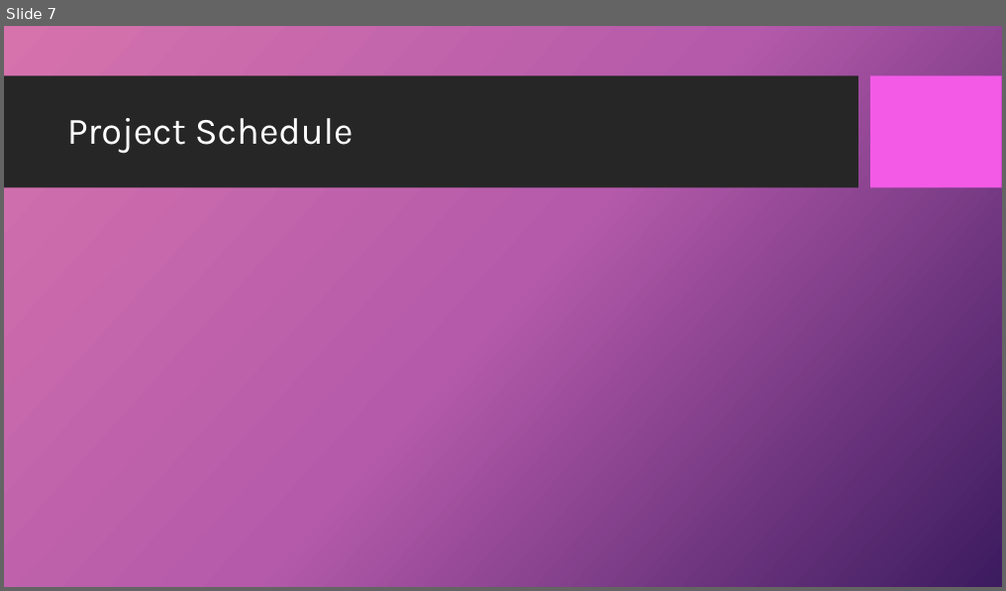
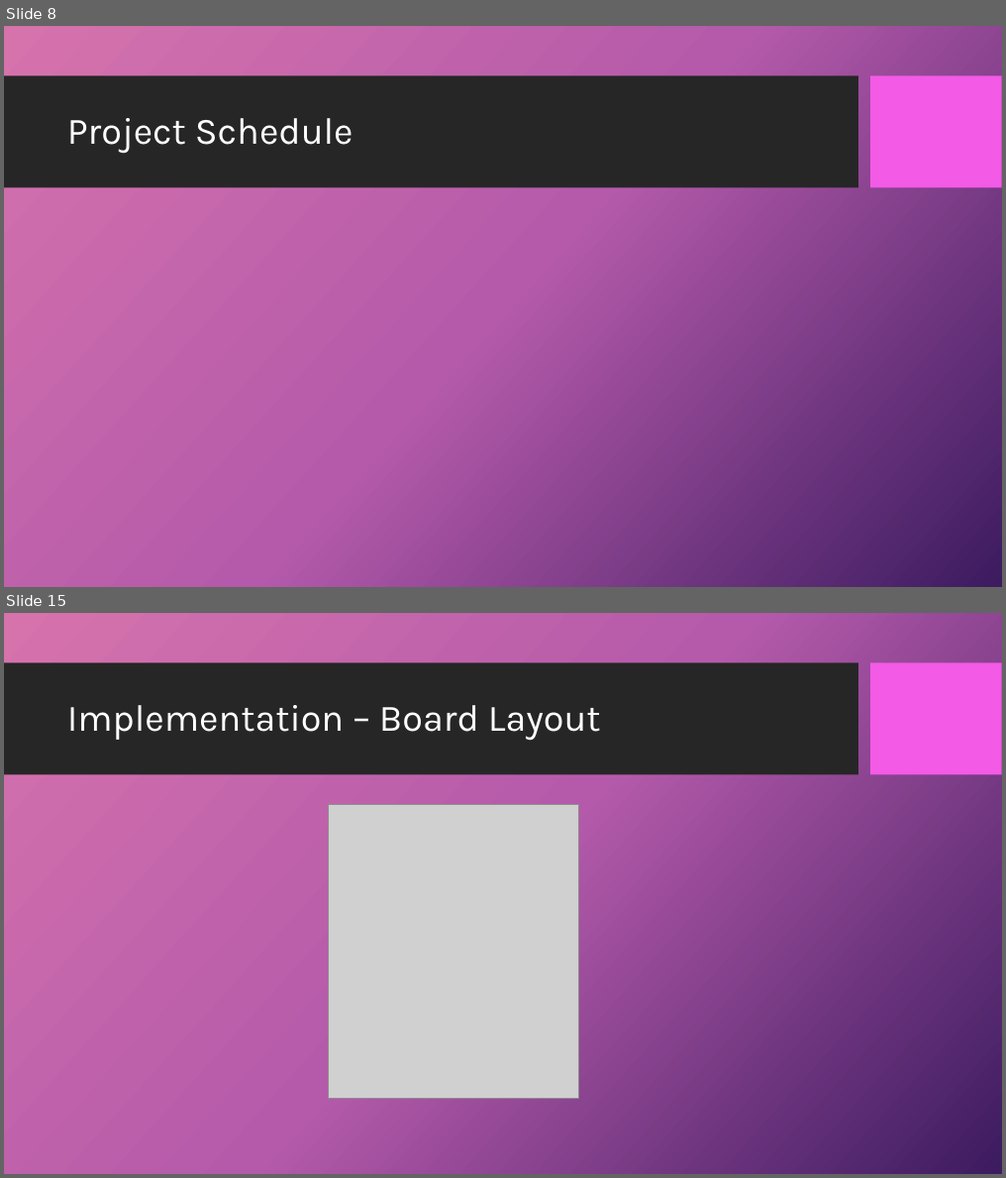
Before and after one commit to dandz12/ECE411-Practicum-Project, a slide deck: ECE411 - Final Presentation.pptx. Shown one above the other, each under a label of ours: slide 7 before the commit, slides 8 and 15 after it; the slides between them are not shown. The pictures are 1006x591 and 1006x1178 pixels, drawn with LibreOffice and Linux fonts; fonts in the diff are those of the drawing; grey boxes stand for pictures; background and template pictures are left out. Boxes give left, top, right and bottom in pixels: in the first picture for what was removed or moved away, otherwise in the second. Text is boxed around its words. In the diff, an @@ line names an element or a change of style, - is before the commit and + after.

```diff
--- a/ECE411 - Final Presentation.pptx
+++ b/ECE411 - Final Presentation.pptx
@@ slide 15 added at bbox=[4, 613, 1002, 1174], background picture (left out); not listed: 2 template elements that a slide beside it also shows @@
@@ title added at bbox=[67, 705, 601, 740], 36 pt, text #FFFFFF @@
+Implementation – Board Layout
@@ picture added at bbox=[328, 805, 579, 1100] @@
@@ what was slide 7 is now slide 8 @@
```
Also in this commit, not shown: 1 slide changed, 14 other slides added, 1 slide removed.
